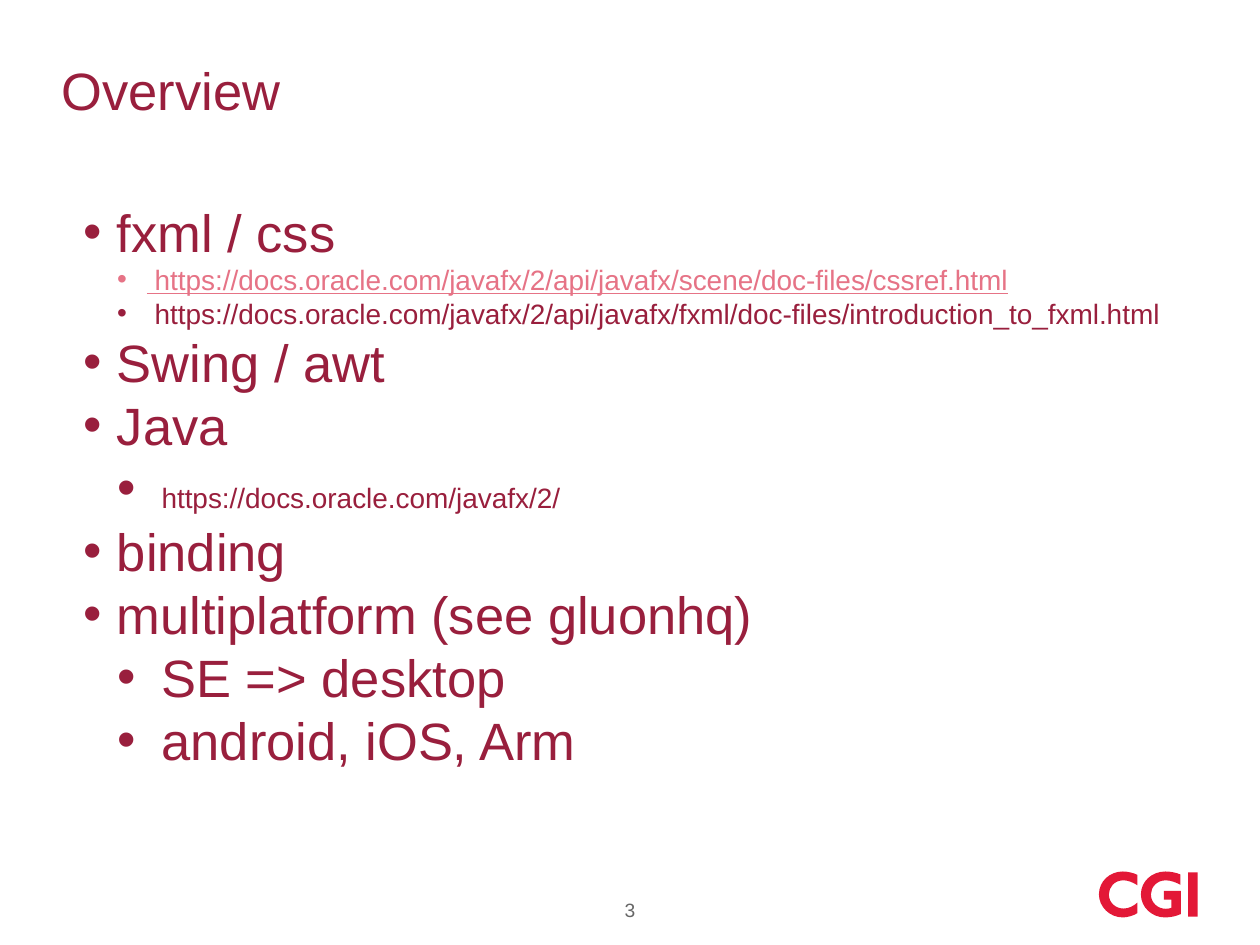
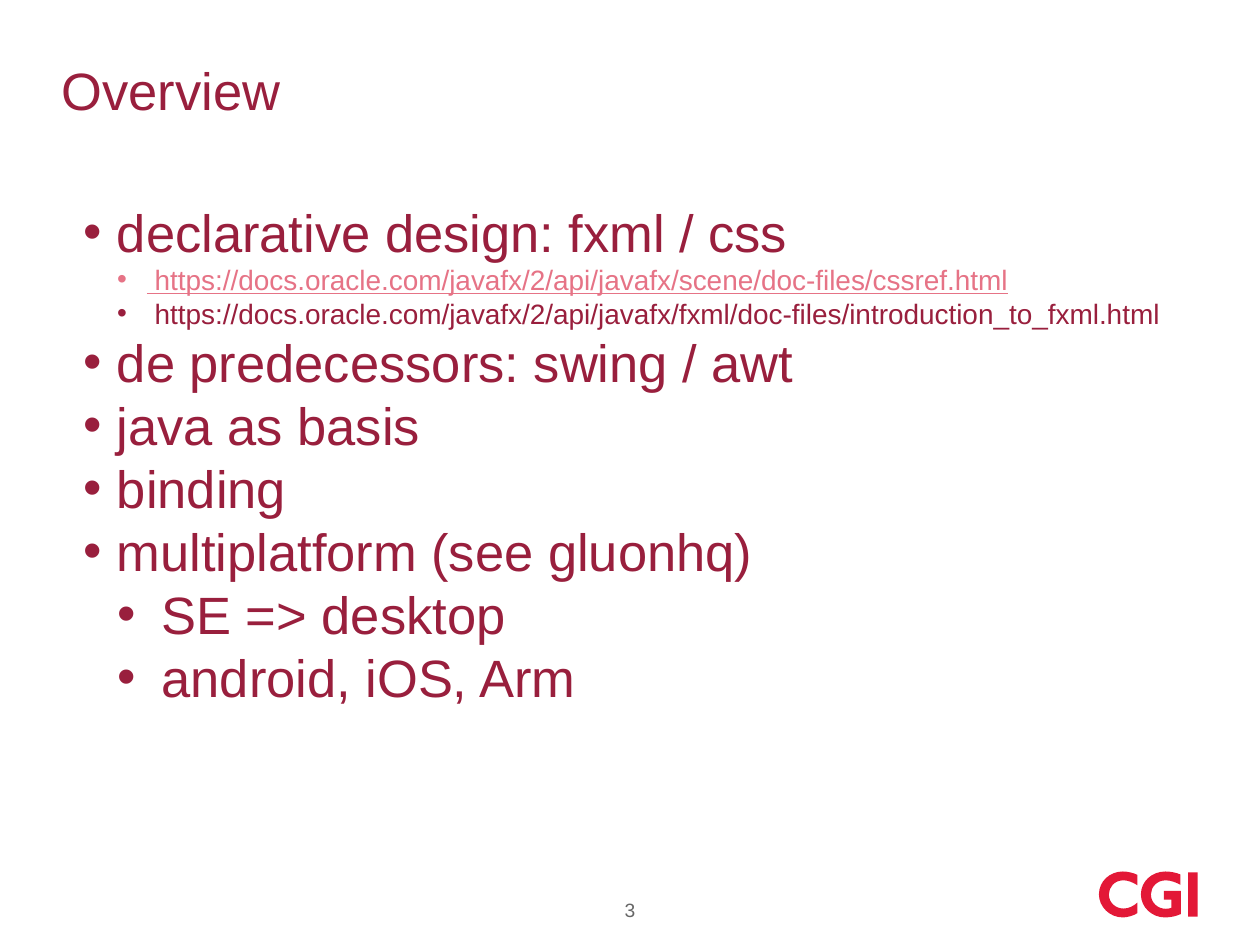
Before and after one commit to pczeeuw/fx_meetup, a slide deck: slide 3 of JavaFX meetup juli 2016.pptx. Drawn at 1260x945 pixels with LibreOffice and Linux fonts; fonts in the diff are those of the drawing; background and template pictures are left out. Boxes give left, top, right and bottom in pixels: in the first picture for what was removed or moved away, otherwise in the second. Text is boxed around its words. In the diff, an @@ line names an element or a change of style, - is before the commit and + after.

Commit message:
new ppt

```diff
--- a/JavaFX meetup juli 2016.pptx
+++ b/JavaFX meetup juli 2016.pptx
@@ text at bbox=[117, 214, 787, 263]: text changed @@
-• fxml / css
+• declarative design: fxml / css
@@ text at bbox=[117, 344, 794, 456]: text changed; size 16 to 30 pt @@
-• Swing / awt
-• Java
-  • https://docs.oracle.com/javafx/2/
+• de predecessors: swing / awt
+• java as basis
```
Also in this commit, not shown: 3 other slides changed.
